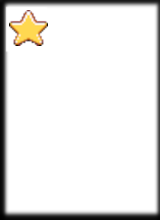
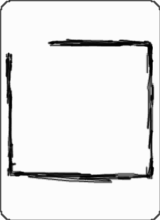
Revision of a layered 160×220 image; what changed, layer by layer:
added group "レイヤーグループ" with 6 layers above "b #1" over [1, 4, 63, 80]
added layer "b #1" above "POW" over [5, 38, 155, 184]
added layer "c" above "c #1" over [0, 0, 160, 220]
added layer "c #1" above "card.png" over [0, 0, 160, 220]
hid "card.png" over [9, 10, 48, 46]
hid "towerR1" over [0, 0, 160, 220]
hid "base" over [0, 0, 160, 220]
